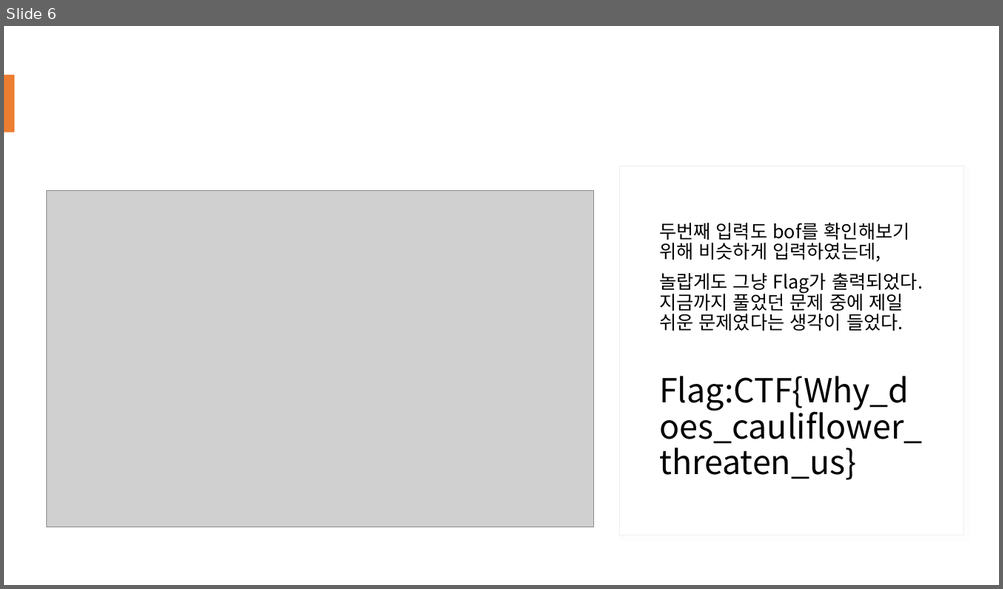
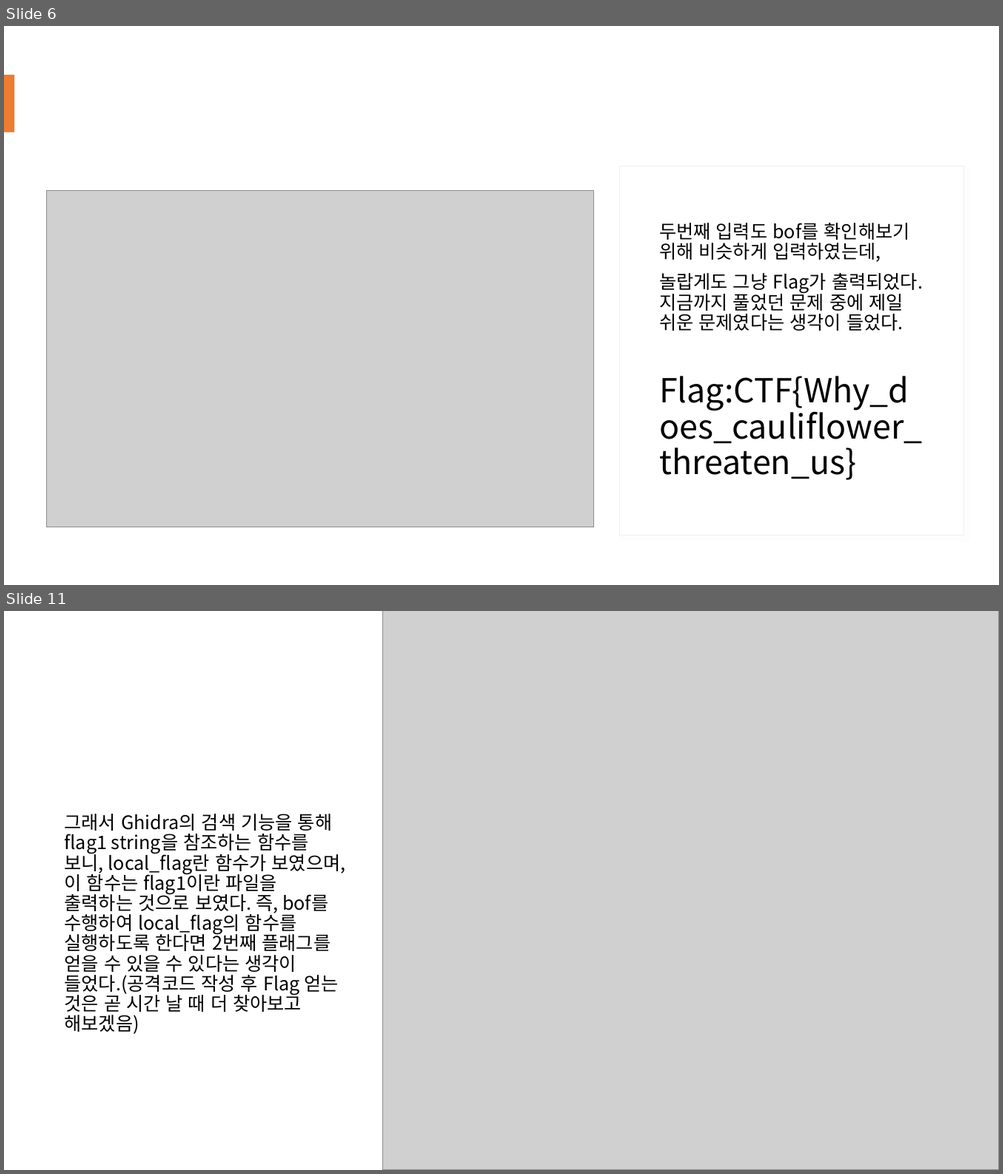
Before and after one commit to WinterMute1000/MyArchive, a slide deck: Google CTF for beginner 2019/Stop GAN.pptx. Shown one above the other, each under a label of ours: slide 6 before the commit, slides 6 and 11 after it; the slides between them are not shown. The pictures are 1003x589 and 1003x1174 pixels, drawn with LibreOffice and Linux fonts; fonts in the diff are those of the drawing; grey boxes stand for pictures. Boxes give left, top, right and bottom in pixels: in the first picture for what was removed or moved away, otherwise in the second. Text is boxed around its words. In the diff, an @@ line names an element or a change of style, - is before the commit and + after.

```diff
--- a/Google CTF for beginner 2019/Stop GAN.pptx
+++ b/Google CTF for beginner 2019/Stop GAN.pptx
@@ slide 11 added at [4, 611, 999, 1170], background #FFFFFF @@
@@ picture added at [382, 611, 999, 1170] @@
@@ text added at [65, 814, 346, 1034], 18 pt, text #000000 @@
+그래서 Ghidra의 검색 기능을 통해 flag1 string을 참조하는 함수를 보니, local_flag란 함수가 보였으며, 이 함수는 flag1이란 파일을 출력하는 것으로 보였다. 즉, bof를 수행하여 local_flag의 함수를 실행하도록 한다면 2번째 플래그를 얻을 수 있을 수 있다는 생각이 들었다.(공격코드 작성 후 Flag 얻는 것은 곧 시간 날 때 더 찾아보고 해보겠음)
```
Also in this commit, not shown: 1 slide changed, 3 other slides added.
